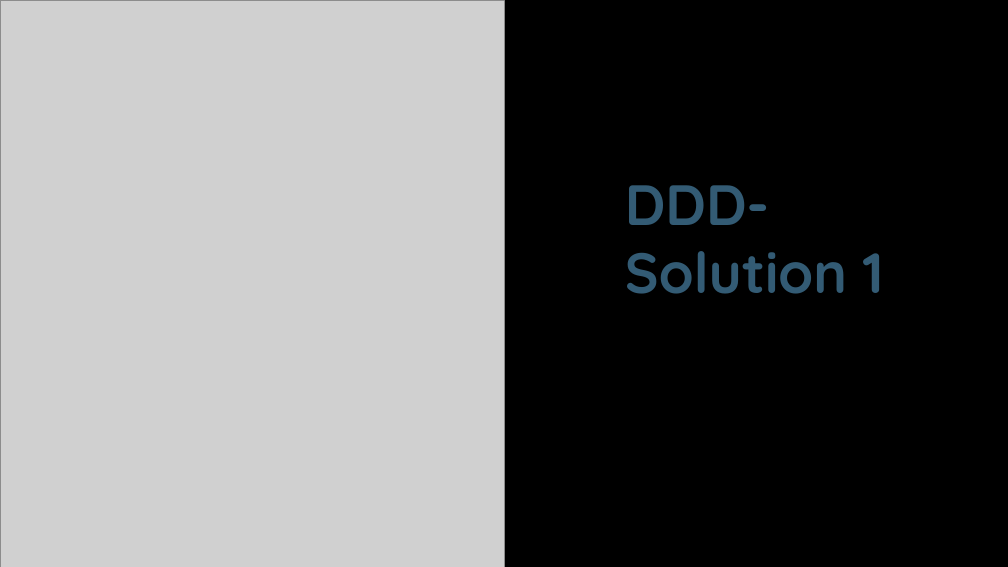
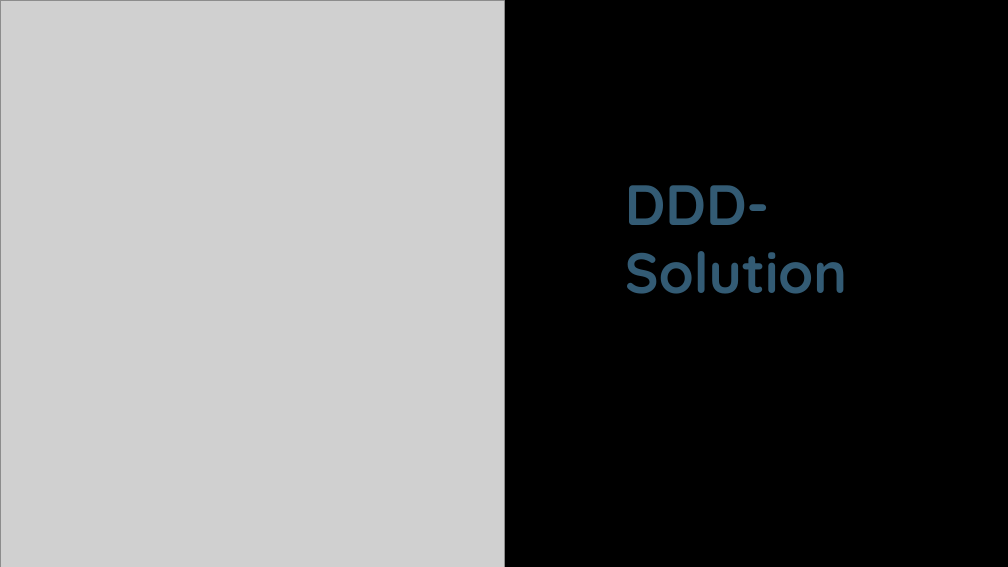
Before and after one commit to VenkateshSrini/DomainDrivenDesign, a slide deck: slide 1 of DDD-Solution.pptx. Drawn at 1008x567 pixels with LibreOffice and Linux fonts; fonts in the diff are those of the drawing; grey boxes stand for pictures; background and template pictures are left out. Boxes give left, top, right and bottom in pixels: in the first picture for what was removed or moved away, otherwise in the second. Text is boxed around its words. In the diff, an @@ line names an element or a change of style, - is before the commit and + after.

Commit message:
updated the slides

```diff
--- a/DDD-Solution.pptx
+++ b/DDD-Solution.pptx
@@ title at [625,185,847,294]: text changed @@
-DDD-Solution 1
+DDD-Solution
```
Also in this commit, not shown: 1 other file.
